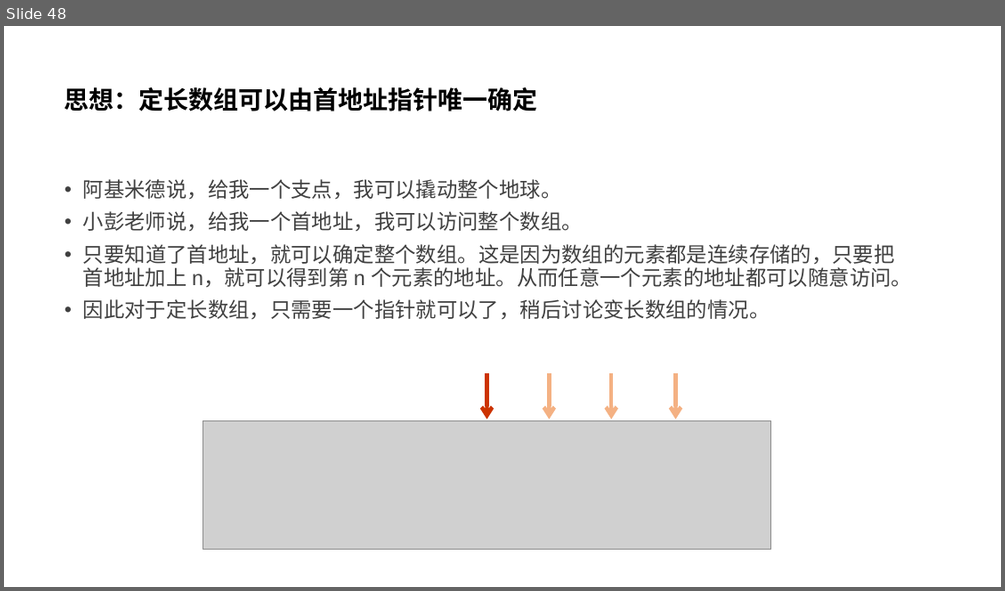
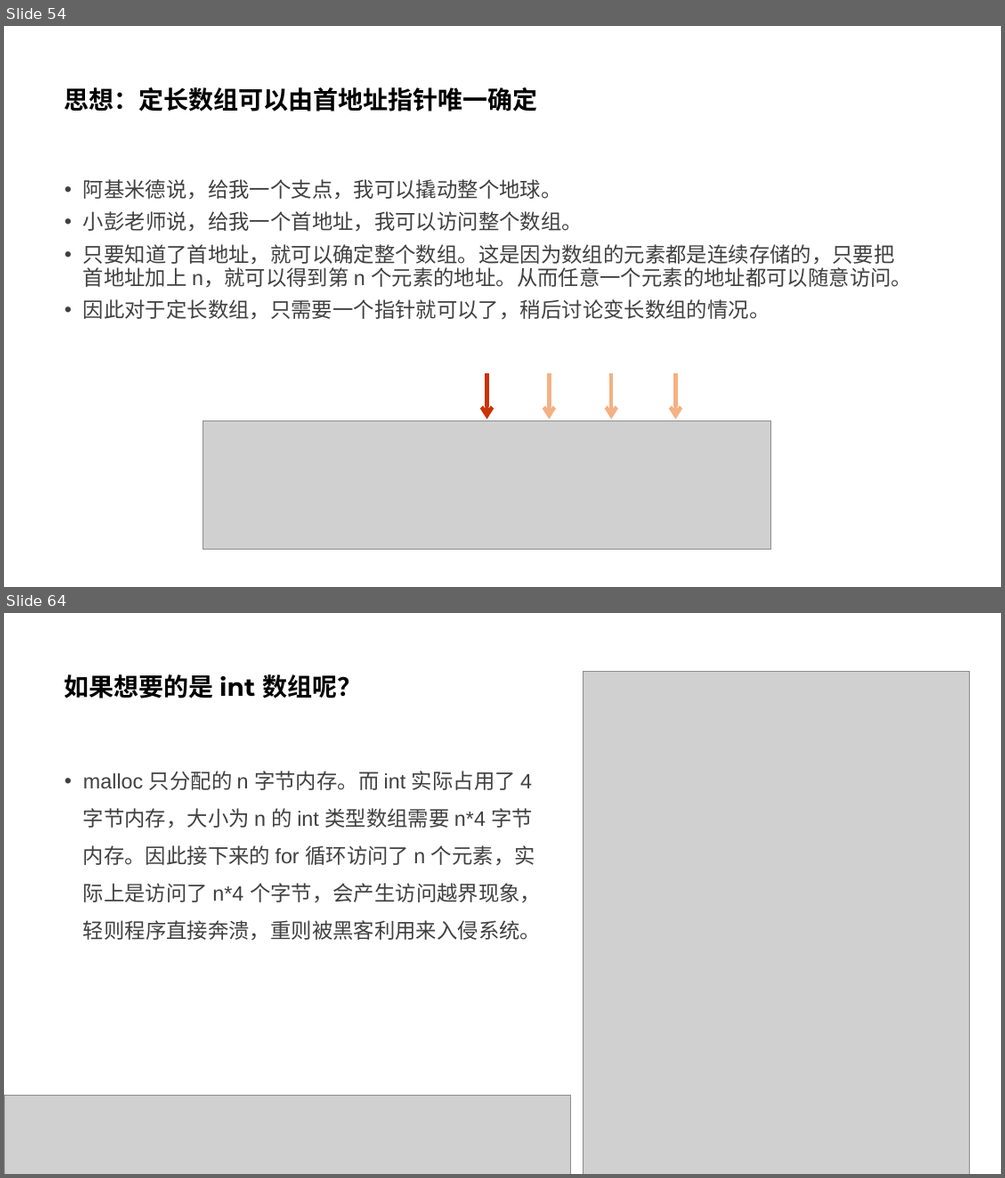
Before and after one commit to parallel101/course, a slide deck: 12/slides.pptx. Shown one above the other, each under a label of ours: slide 48 before the commit, slides 54 and 64 after it; the slides between them are not shown. The pictures are 1005x591 and 1005x1178 pixels, drawn with LibreOffice and Linux fonts; fonts in the diff are those of the drawing; grey boxes stand for pictures. Boxes give left, top, right and bottom in pixels: in the first picture for what was removed or moved away, otherwise in the second. Text is boxed around its words. In the diff, an @@ line names an element or a change of style, - is before the commit and + after.

```diff
--- a/12/slides.pptx
+++ b/12/slides.pptx
@@ slide 64 added at (4, 613, 1001, 1174), background #FFFFFF @@
@@ title added at (65, 674, 362, 698), 24 pt, text #000000, bold @@
+如果想要的是 int 数组呢？
@@ picture added at (583, 672, 971, 1174) @@
@@ text added at (83, 771, 541, 940), 20 pt, text #404040 @@
+• malloc 只分配的 n 字节内存。而 int 实际占用了 4 字节内存，大小为 n 的 int 类型数组需要 n*4 字节内存。因此接下来的 for 循环访问了 n 个元素，实际上是访问了 n*4 个字节，会产生访问越界现象，轻则程序直接奔溃，重则被黑客利用来入侵系统。
@@ picture added at (4, 1095, 570, 1174) @@
@@ what was slide 48 is now slide 54 @@
```
Also in this commit, not shown: 4 slides changed, 36 other slides added, 44 other files.
